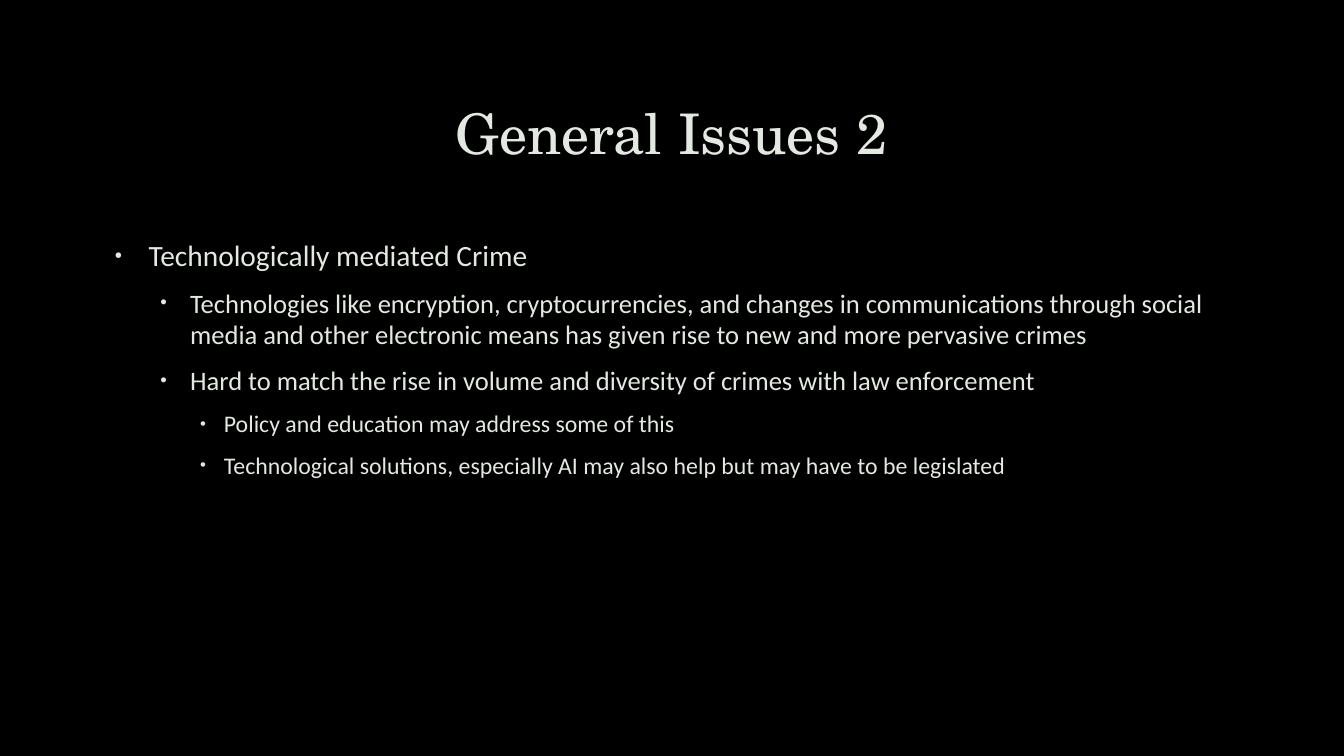
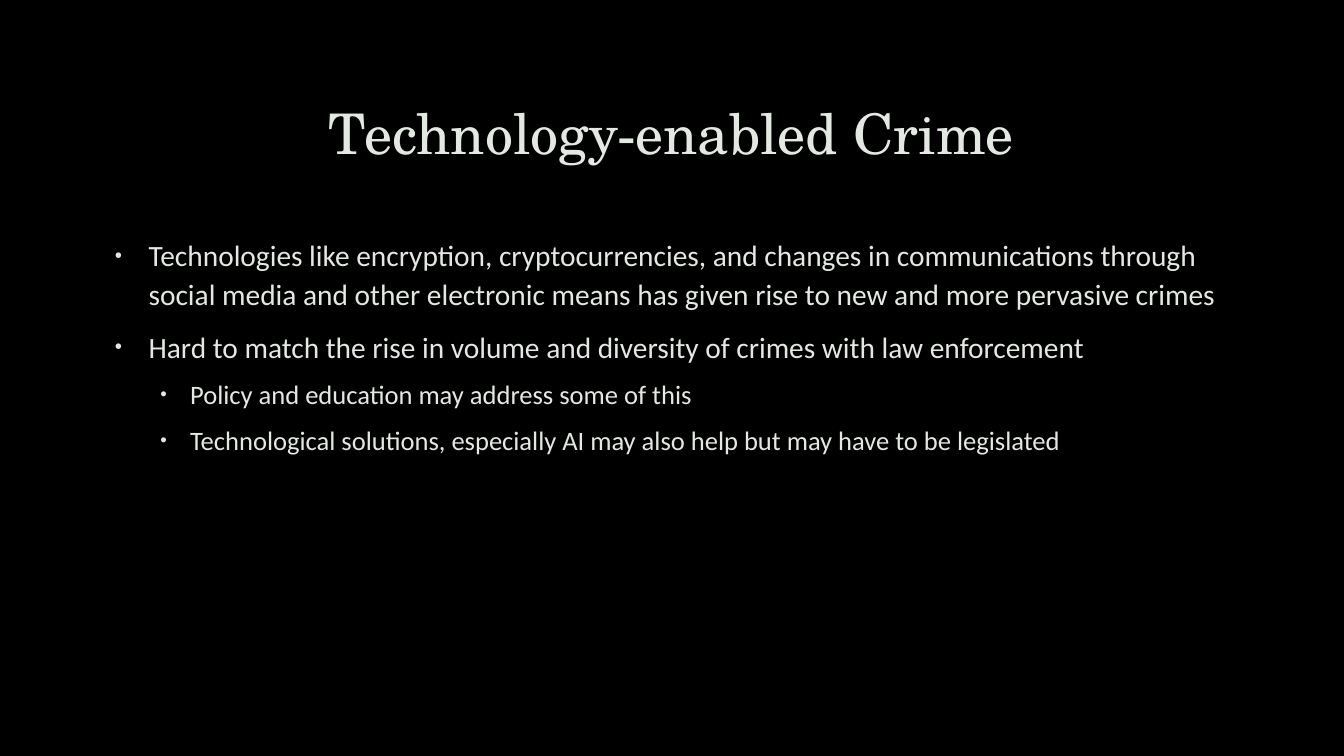
Before and after one commit to uwacsp/cits1003, a slide deck: slide 19 of Lectures/CITS1003-11 Cyber Law.pptx (slide 9 before the commit). Drawn at 1344x756 pixels with LibreOffice and Linux fonts; fonts in the diff are those of the drawing; background and template pictures are left out. Boxes give left, top, right and bottom in pixels: in the first picture for what was removed or moved away, otherwise in the second. Text is boxed around its words. In the diff, an @@ line names an element or a change of style, - is before the commit and + after.

```diff
--- a/Lectures/CITS1003-11 Cyber Law.pptx
+++ b/Lectures/CITS1003-11 Cyber Law.pptx
@@ title at <box>329,112,1014,166</box>: text changed @@
-General Issues 2
+Technology-enabled Crime
@@ text "Technologies like encryption, cryptocurrencies, and ..." at <box>149,245,1215,455</box>: size 19 to 21 pt in "Technologies like encryption, cryptocurrencies, and changes  ...", "Hard to match the rise in volume ..."; size 17 to 19 pt in "Policy and education may address some of ...", "Technological solutions, especially AI may also help ..."; list level 2 to 1 in "Technologies like encryption, cryptocurrencies, and ..."; line spacing 1 to 1.1; list level 2 to 1 in "Hard to match the rise ..."; list level 3 to 2 in "Policy and education may address ..."; list level 3 to 2 in "Technological solutions, especially AI may ..." @@
@@ text at <box>149,245,527,271</box>: paragraph removed @@
-• Technologically mediated Crime
```
Also in this commit, not shown: 6 other slides changed, 10 slides added, 3 other files.
